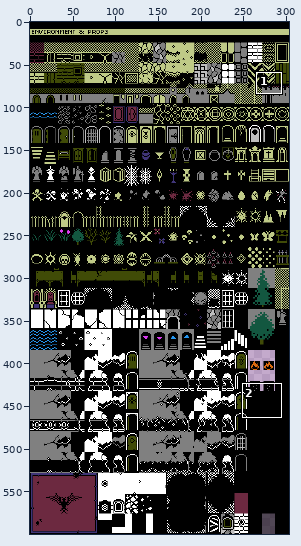
A pixel-art file gets an edit: Art/Enviornment_Props.aseprite. Above, an overview of the earlier version with the close-up marked.
Close-up. Before the edit:
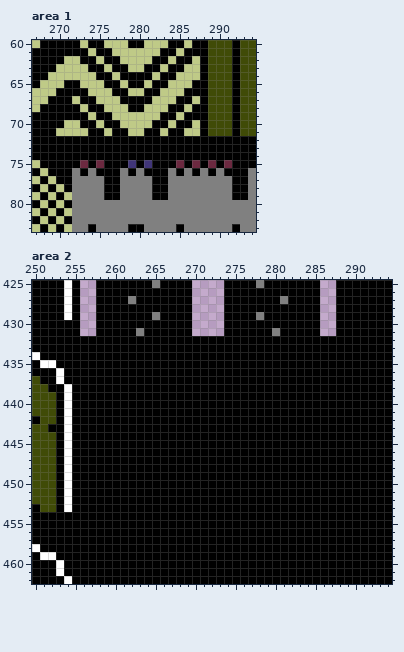
304x600 pixels, 1 frame. Shown: area 1: x 267..294, y 60..83; area 2: x 250..294, y 425..462.
The same view after the edit:
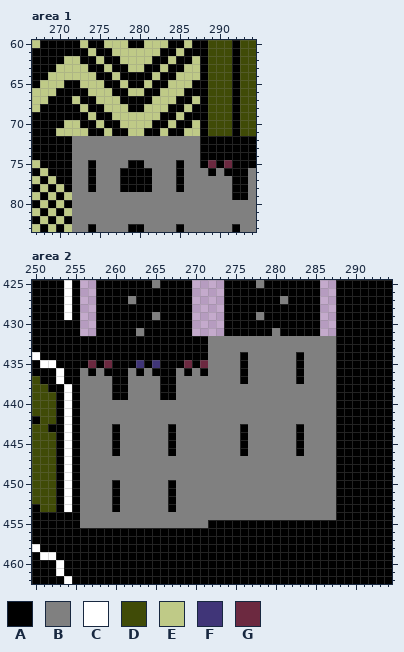
Palette (. is transparent): A #000000  B #808080  C #ffffff  D #404b07  E #bfca87  F #403578  G #6c2940
The exact change:
Area 1:
The edit turns colour B into colour A in row 76 at x 274, 278 and 280; in rows 77 to 78 at x 274, 278 to 281 and 285.
The edit turns colour F into colour A in row 75 at x 279.
The edit turns colour G into colour A in row 75 at x 285.
The edit turns colour A into colour B in rows 72 to 74 at x 272 to 287; in row 75 at x 272, 276 to 278, 282 to 284 and 286; in row 76 at x 273, 275 to 277, 282 to 283 and 287; in rows 77 to 79 at x 276 to 277 and 282 to 283.
The edit turns colour F into colour B in row 75 at x 281.
The edit turns colour G into colour B in row 75 at x 273, 275 and 287.
Area 2:
The edit turns colour A into colour B in rows 432 to 433 at x 272 to 287; in rows 434 to 435 at x 272 to 275, 277 to 282 and 284 to 287; in row 436 at x 256, 258, 262, 264, 268, 270, 272 to 275, 277 to 282 and 284 to 287; in row 437 at x 256 to 259, 262 to 265, 268 to 275, 277 to 282 and 284 to 287; in rows 438 to 439 at x 256 to 259, 262 to 265 and 268 to 287; in rows 440 to 442 at x 256 to 287.
The edit turns colour A into colour B in rows 443 to 446 at x 256 to 259, 261 to 266, 268 to 275, 277 to 282 and 284 to 287; in rows 447 to 449 at x 256 to 287; in rows 450 to 453 at x 256 to 259, 261 to 266 and 268 to 287; in row 454 at x 256 to 287; in row 455 at x 256 to 271.
The edit turns colour A into colour F in row 435 at x 263 and 265.
The edit turns colour A into colour G in row 435 at x 257, 259, 269 and 271.
Boxes around the changes in both close-ups, in picture pixels (x1, y1, x2, y2):
changed: (72, 136, 200, 200)
changed: (80, 336, 336, 528)
